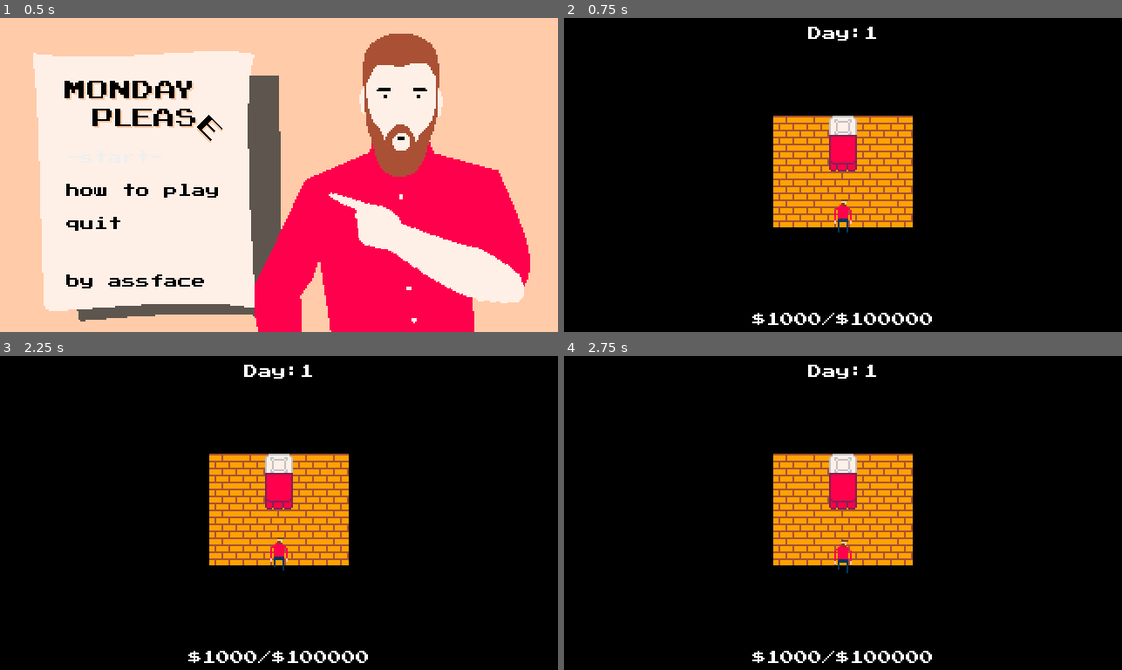
Above: before the commit, frames 1-4 (two rows, left to right).
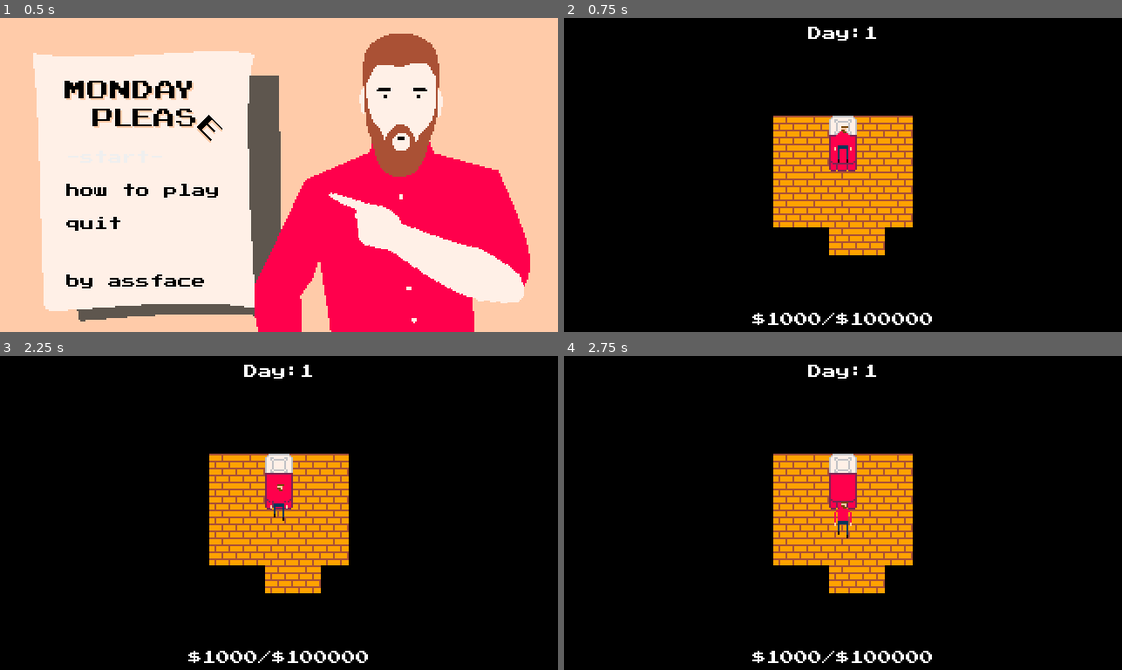
Above: after the commit, the same moments.

Repository: qhoang85/LD47
Game: Godot game, scene res://menus/start_menu.tscn
The game is run twice, just before and just after one commit, with the same random seed, the same clock (stepped at 60 frames per second) and the same inputs.
Inputs (mouse positions are in pixels of both pictures, inside the frame that each line leads up to):
- Up to frame 1 (0.5 s): no input
- Up to frame 2 (0.75 s): click "-start-" at 0.5 s
- Up to frame 3 (2.25 s): tap Enter at 1.25 s; move the mouse to (401, 497) at 1.27 s; hold D (player_right) 1.28-2.03 s; hold Space (player_use) 1.28-2.03 s; click (401, 497) at 1.42 s; move the mouse to (167, 528) at 2.02 s; hold S (player_down) from 2.03 s (still down); tap Space (player_use) at 2.1 s
- Up to frame 4 (2.75 s): keep holding S (player_down)

Frame 1 is identical in both runs. In frame 2, 1.2% of the frame differs, in the area x 47-58%, y 34-76%; in frame 3, 1.1%; in frame 4, 1.2%, in the area x 47-58%, y 46-76%.

Commit message:
Scene transitions.

Diff:
--- /dev/null
+++ b/prefabs/scene_transitioner.tscn
@@ -0,0 +1,12 @@
+[gd_scene load_steps=3 format=2]
+
+[ext_resource path="res://scripts/scene_transitioner.gd" type="Script" id=1]
+
+[sub_resource type="RectangleShape2D" id=1]
+
+[node name="SceneTransitioner" type="Area2D"]
+script = ExtResource( 1 )
+
+[node name="CollisionShape2D" type="CollisionShape2D" parent="."]
+shape = SubResource( 1 )
+[connection signal="body_entered" from="." to="." method="_on_body_entered"]
--- a/project.godot
+++ b/project.godot
@@ -14,6 +14,11 @@
 "language": "GDScript",
 "path": "res://scripts/player.gd"
 }, {
+"base": "Area2D",
+"class": "SceneTransitioner",
+"language": "GDScript",
+"path": "res://scripts/scene_transitioner.gd"
+}, {
 "base": "Sprite",
 "class": "Shower",
 "language": "GDScript",
@@ -21,6 +26,7 @@
 } ]
 _global_script_class_icons={
 "Player": "",
+"SceneTransitioner": "",
 "Shower": ""
 }
 
--- a/scenes/bedroom.tscn
+++ b/scenes/bedroom.tscn
@@ -1,9 +1,13 @@
-[gd_scene load_steps=5 format=2]
+[gd_scene load_steps=7 format=2]
 
 [ext_resource path="res://graphics/tileset.tres" type="TileSet" id=1]
 [ext_resource path="res://prefabs/player.tscn" type="PackedScene" id=2]
 [ext_resource path="res://graphics/spriteset.tres" type="TileSet" id=3]
 [ext_resource path="res://ui/ui.tscn" type="PackedScene" id=4]
+[ext_resource path="res://scripts/scene_transitioner.gd" type="Script" id=5]
+
+[sub_resource type="RectangleShape2D" id=1]
+extents = Vector2( 17.0823, 6.85994 )
 
 [node name="Node2D" type="Node2D"]
 position = Vector2( 120, 56 )
@@ -19,7 +23,7 @@
 collision_layer = 2
 collision_mask = 0
 format = 1
-tile_data = PoolIntArray( 0, 0, 0, 1, 0, 0, 2, 0, 0, 3, 0, 0 …(174 unchanged characters)… 196610, 0, 0, 196611, 0, 0, 196612, 0, 0 )
+tile_data = PoolIntArray( 0, 0, 0, 1, 0, 0, 2, 0, 0, 3, 0, 0 …(174 unchanged characters)… 196610, 0, 0, 196611, 0, 0, 196612, 0, 0, 262146, 0, 0, 262147, 0, 0 )
 
 [node name="SpriteMap" type="TileMap" parent="TileMap"]
 tile_set = ExtResource( 3 )
@@ -31,7 +35,7 @@
 tile_data = PoolIntArray( 2, 0, 0 )
 
 [node name="Player" parent="TileMap/SpriteMap" instance=ExtResource( 2 )]
-position = Vector2( 39.9058, 53.0256 )
+position = Vector2( 40, 11 )
 
 [node name="StaticBody2D" type="StaticBody2D" parent="."]
 collision_layer = 2
@@ -41,3 +45,12 @@
 polygon = PoolVector2Array( -8, 64, -8, 72, 88, 72, 88, -8, -8, -8, -8, 0, 80, 0, 80, 64, 0, 64, 0, 0, -8, 0 )
 
 [node name="UI" parent="." instance=ExtResource( 4 )]
+
+[node name="SceneTransitioner" type="Area2D" parent="."]
+position = Vector2( 48.001, 79.3 )
+script = ExtResource( 5 )
+scene_path = "res://scenes/restroom.tscn"
+
+[node name="CollisionShape2D" type="CollisionShape2D" parent="SceneTransitioner"]
+shape = SubResource( 1 )
+[connection signal="body_entered" from="SceneTransitioner" to="SceneTransitioner" method="_on_body_entered"]
--- a/scenes/breakroom.tscn
+++ b/scenes/breakroom.tscn
@@ -1,9 +1,13 @@
-[gd_scene load_steps=5 format=2]
+[gd_scene load_steps=7 format=2]
 
 [ext_resource path="res://graphics/spriteset.tres" type="TileSet" id=1]
 [ext_resource path="res://graphics/tileset.tres" type="TileSet" id=2]
 [ext_resource path="res://prefabs/player.tscn" type="PackedScene" id=3]
 [ext_resource path="res://ui/ui.tscn" type="PackedScene" id=4]
+[ext_resource path="res://scripts/scene_transitioner.gd" type="Script" id=5]
+
+[sub_resource type="RectangleShape2D" id=1]
+extents = Vector2( 17.0823, 6.85994 )
 
 [node name="Node2D" type="Node2D"]
 position = Vector2( 120, 16 )
@@ -19,7 +23,7 @@
 collision_layer = 2
 collision_mask = 0
 format = 1
-tile_data = PoolIntArray( 131072, 1, 0, 131073, 1, 0, 131074 …(344 unchanged characters)… 458754, 1, 0, 458755, 1, 0, 458756, 1, 0 )
+tile_data = PoolIntArray( 131072, 1, 0, 131073, 1, 0, 131074 …(344 unchanged characters)… 458754, 1, 0, 458755, 1, 0, 458756, 1, 0, 524289, 1, 0, 524290, 1, 0 )
 
 [node name="SpriteMap" type="TileMap" parent="TileMap"]
 tile_set = ExtResource( 1 )
@@ -41,3 +45,12 @@
 polygon = PoolVector2Array( -8, 16, -8, 136, 88, 136, 88, 16, 0, 16, 0, 24, 80, 24, 80, 128, 0, 128, 0, 16 )
 
 [node name="UI" parent="." instance=ExtResource( 4 )]
+
+[node name="SceneTransitioner" type="Area2D" parent="."]
+position = Vector2( 32.17, 141.286 )
+script = ExtResource( 5 )
+scene_path = "res://scenes/office.tscn"
+
+[node name="CollisionShape2D" type="CollisionShape2D" parent="SceneTransitioner"]
+shape = SubResource( 1 )
+[connection signal="body_entered" from="SceneTransitioner" to="SceneTransitioner" method="_on_body_entered"]
--- a/scenes/default.tscn
+++ b/scenes/default.tscn
@@ -1,8 +1,9 @@
-[gd_scene load_steps=4 format=2]
+[gd_scene load_steps=5 format=2]
 
 [ext_resource path="res://graphics/spriteset.tres" type="TileSet" id=1]
 [ext_resource path="res://graphics/tileset.tres" type="TileSet" id=2]
 [ext_resource path="res://prefabs/player.tscn" type="PackedScene" id=3]
+[ext_resource path="res://prefabs/scene_transitioner.tscn" type="PackedScene" id=4]
 
 [node name="TileMap" type="Node2D"]
 
@@ -19,3 +20,5 @@
 
 [node name="Player" parent="SpriteMap" instance=ExtResource( 3 )]
 position = Vector2( 110.402, 89.1251 )
+
+[node name="SceneTransitioner" parent="." instance=ExtResource( 4 )]
--- /dev/null
+++ b/scenes/kitchen.tscn
@@ -0,0 +1,7 @@
+[gd_scene load_steps=2 format=2]
+
+[ext_resource path="res://scenes/default.tscn" type="PackedScene" id=1]
+
+[node name="Node2D" type="Node2D"]
+
+[node name="TileMap" parent="." instance=ExtResource( 1 )]
--- a/scenes/restroom.tscn
+++ b/scenes/restroom.tscn
@@ -1,10 +1,14 @@
-[gd_scene load_steps=6 format=2]
+[gd_scene load_steps=8 format=2]
 
 [ext_resource path="res://graphics/spriteset.tres" type="TileSet" id=1]
 [ext_resource path="res://graphics/tileset.tres" type="TileSet" id=2]
 [ext_resource path="res://prefabs/player.tscn" type="PackedScene" id=3]
 [ext_resource path="res://ui/ui.tscn" type="PackedScene" id=4]
 [ext_resource path="res://prefabs/shower.tscn" type="PackedScene" id=5]
+[ext_resource path="res://scripts/scene_transitioner.gd" type="Script" id=6]
+
+[sub_resource type="RectangleShape2D" id=1]
+extents = Vector2( 5.47774, 10.061 )
 
 [node name="Node2D" type="Node2D"]
 position = Vector2( 136, 48 )
@@ -18,7 +22,7 @@
 collision_layer = 2
 collision_mask = 0
 format = 1
-tile_data = PoolIntArray( 0, 3, 0, 1, 3, 0, 2, 3, 0, 65536, 3, 0, 65537, 3, 0, 65538, 3, 0, 131072, 3, 0, 131073, 4, 0, 131074, 3, 0, 196608, 3, 0, 196609, 4, 0, 196610, 3, 0, 262144, 3, 0, 262145, 3, 0, 262146, 3, 0 )
+tile_data = PoolIntArray( 0, 3, 0, 1, 3, 0, 2, 3, 0, 65536, 3, 0, 65537, 3, 0, 65538, 3, 0, 131072, 3, 0, 131073, 4, 0, 131074, 3, 0, 196608, 3, 0, 196609, 4, 0, 196610, 3, 0, 196611, 3, 0, 262144, 3, 0, 262145, 3, 0, 262146, 3, 0 )
 
 [node name="SpriteMap" type="TileMap" parent="."]
 tile_set = ExtResource( 1 )
@@ -27,13 +31,13 @@
 collision_layer = 2
 collision_mask = 0
 format = 1
-tile_data = PoolIntArray( 65536, 18, 0, 131072, 9, 0, 131073, 9, 0, 131074, 9, 0, 196608, 18, 0 )
+tile_data = PoolIntArray( 131072, 9, 0, 131073, 9, 0, 131074, 9, 0 )
 
 [node name="Player" parent="SpriteMap" instance=ExtResource( 3 )]
-position = Vector2( 45, 45 )
+position = Vector2( 42, 45 )
 
 [node name="Reflection" parent="SpriteMap" instance=ExtResource( 3 )]
-position = Vector2( 45, 30 )
+position = Vector2( 42, 30 )
 is_reflection = true
 
 [node name="StaticBody2D" type="StaticBody2D" parent="."]
@@ -45,3 +49,12 @@
 
 [node name="Shower" parent="." instance=ExtResource( 5 )]
 position = Vector2( 7.38524, 60.4619 )
+
+[node name="SceneTransitioner" type="Area2D" parent="."]
+position = Vector2( 61.793, 55.758 )
+script = ExtResource( 6 )
+scene_path = "res://scenes/kitchen.tscn"
+
+[node name="CollisionShape2D" type="CollisionShape2D" parent="SceneTransitioner"]
+shape = SubResource( 1 )
+[connection signal="body_entered" from="SceneTransitioner" to="SceneTransitioner" method="_on_body_entered"]
--- /dev/null
+++ b/scenes/store.tscn
@@ -0,0 +1,7 @@
+[gd_scene load_steps=2 format=2]
+
+[ext_resource path="res://scenes/default.tscn" type="PackedScene" id=1]
+
+[node name="Node2D" type="Node2D"]
+
+[node name="TileMap" parent="." instance=ExtResource( 1 )]
--- /dev/null
+++ b/scripts/scene_transitioner.gd
@@ -0,0 +1,8 @@
+extends Area2D
+class_name SceneTransitioner
+
+export(String, FILE, "*.tscn") var scene_path
+
+
+func _on_body_entered(body):
+	get_tree().change_scene(scene_path)
